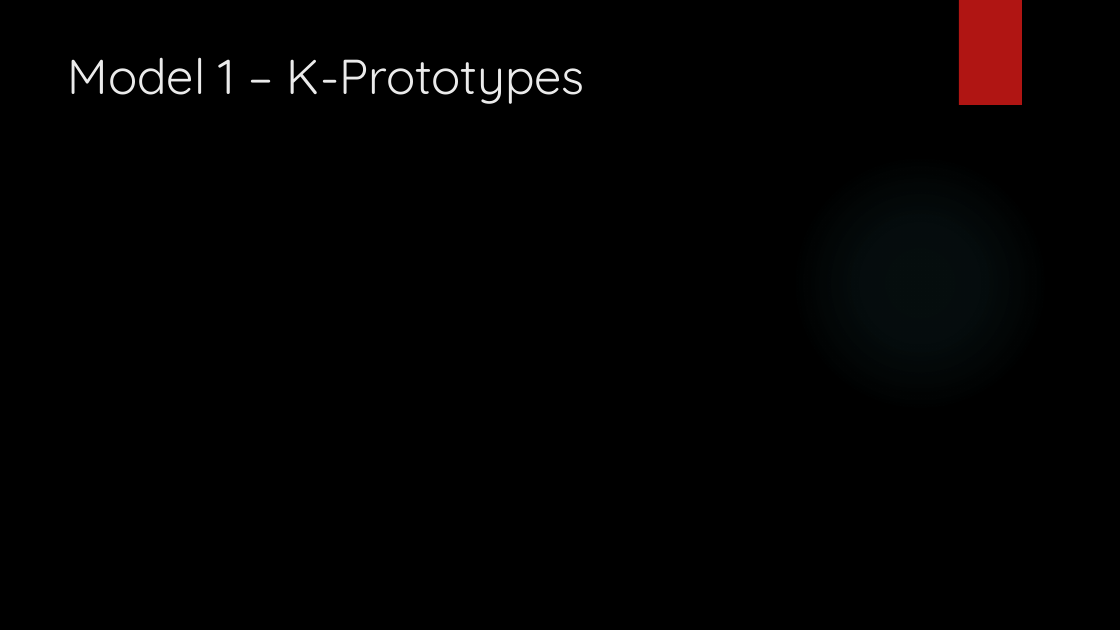
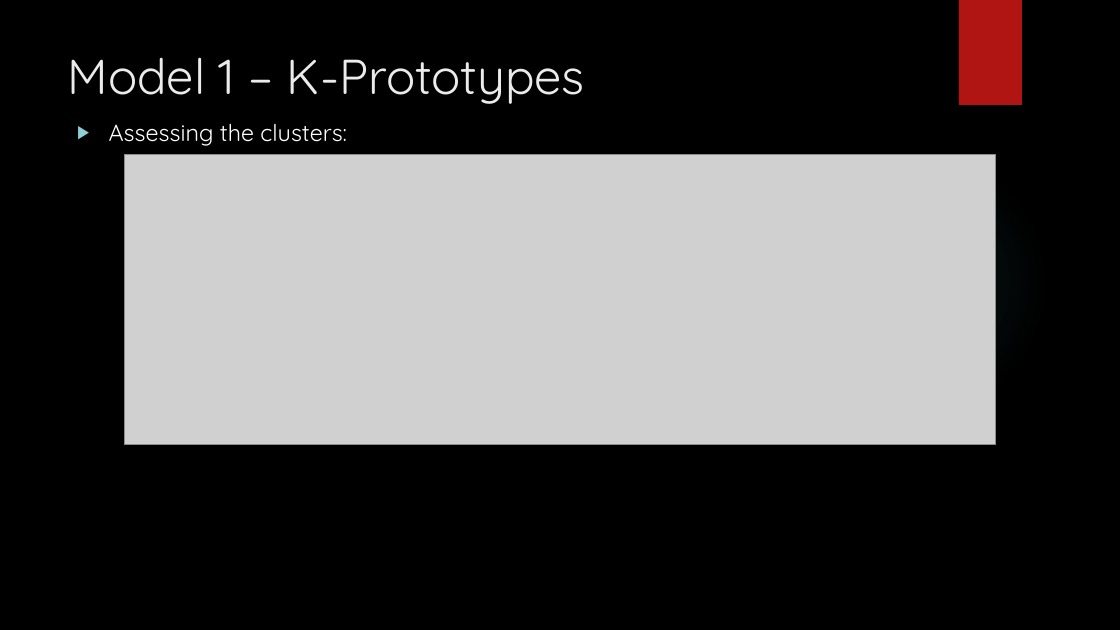
Before and after one commit to lutimoth/LaptopPriceModeling, a slide deck: slide 9 of reports and metrics/Laptop_Capstone_Presentation.pptx (slide 7 before the commit). Drawn at 1120x630 pixels with LibreOffice and Linux fonts; fonts in the diff are those of the drawing; grey boxes stand for pictures; background and template pictures are left out. Boxes give left, top, right and bottom in pixels: in the first picture for what was removed or moved away, otherwise in the second. Text is boxed around its words. In the diff, an @@ line names an element or a change of style, - is before the commit and + after.

Commit message:
Updating for final submission
Created graph image for XGBoost tree, finished final powerpoint, created some other images, updated the Laptop Pricing Model notebook for more detail and cluster understanding

```diff
--- a/reports and metrics/Laptop_Capstone_Presentation.pptx
+++ b/reports and metrics/Laptop_Capstone_Presentation.pptx
@@ text added at (109, 124, 347, 146), 20 pt, text #FFFFFF @@
+▶ Assessing the clusters:
@@ picture added at (124, 154, 996, 444) @@
```
Also in this commit, not shown: 7 other slides changed, 8 slides added, 6 slides removed, 5 other files.
